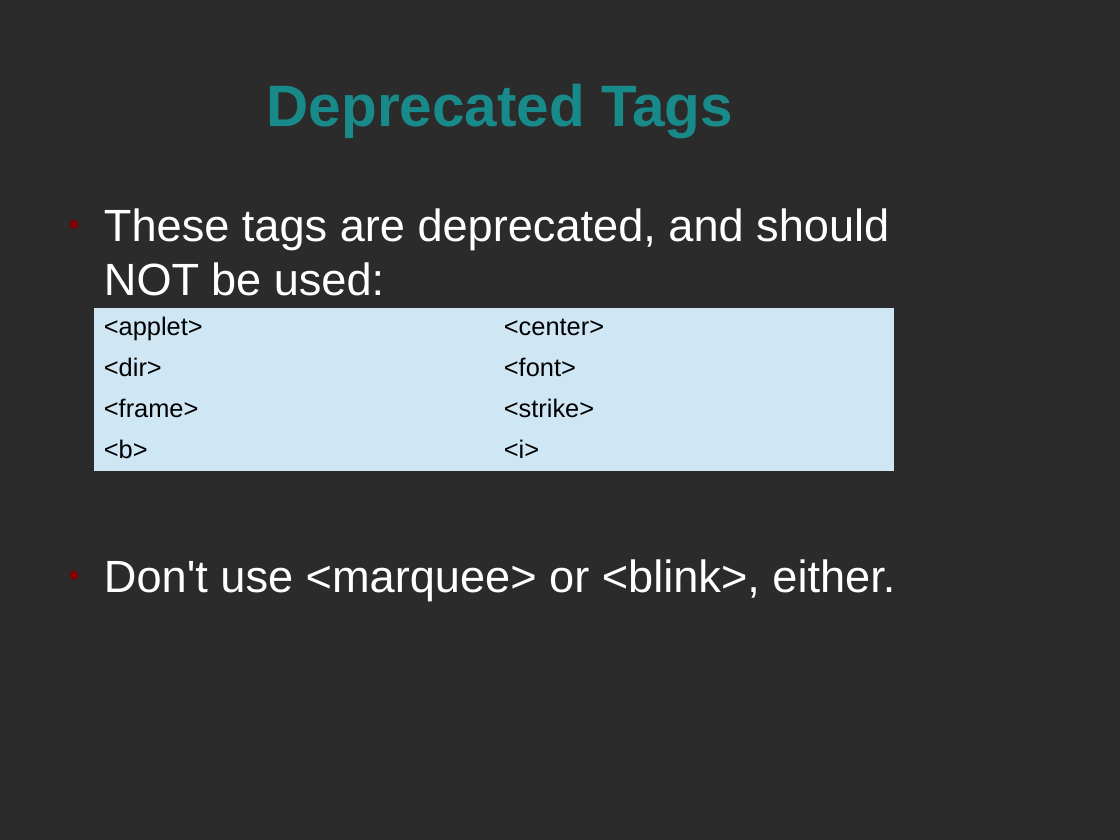
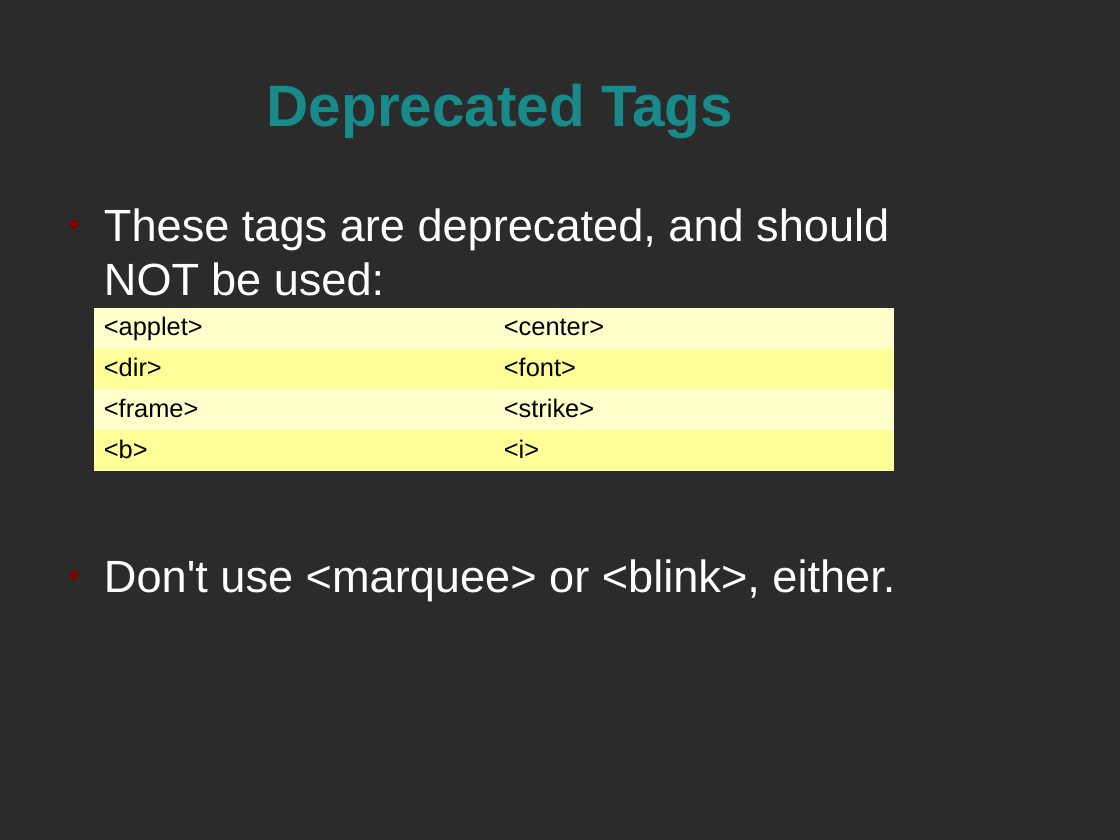
Before and after one commit to spellbindguy/Web-Development, a slide deck: slide 5 of Lectures/03 HTML/HTML.odp. Drawn at 1120x840 pixels with LibreOffice and Linux fonts; fonts in the diff are those of the drawing; background and template pictures are left out; a plain dark background stands for a picture behind light text. Boxes give left, top, right and bottom in pixels: in the first picture for what was removed or moved away, otherwise in the second. Text is boxed around its words. In the diff, an @@ line names an element or a change of style, - is before the commit and + after.

```diff
--- a/Lectures/03 HTML/HTML.odp
+++ b/Lectures/03 HTML/HTML.odp
@@ table at (x1=94, y1=308, x2=894, y2=463) @@
@@ fill #CFE7F5 to #FFFFCC in 4 cells @@
@@ fill #CFE7F5 to #FFFF99 in 4 cells @@
```
Also in this commit, not shown: 1 other slide changed, 4 slides added, 1 other file.
